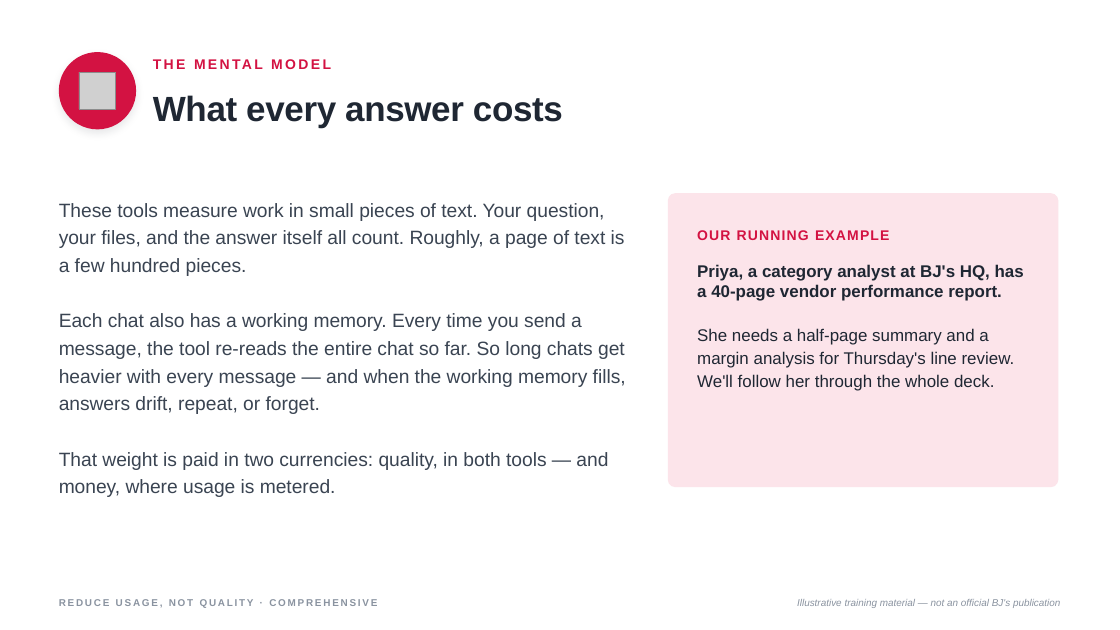
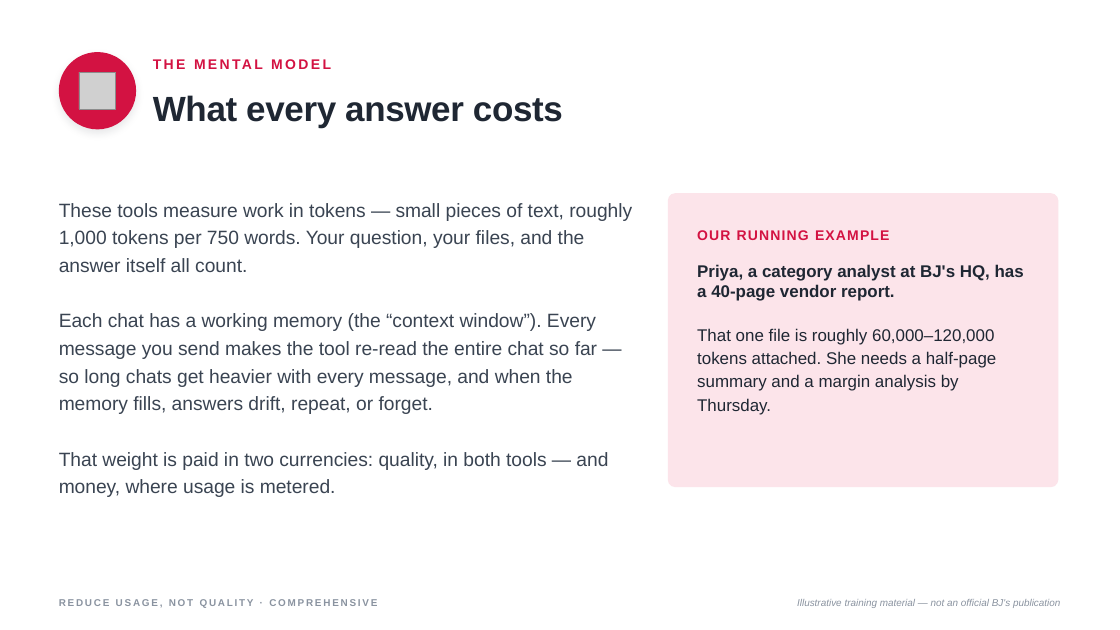
Before and after one commit to machinegenai/pe, a slide deck: slide 4 of Reduce Usage Not Quality Comprehensive.pptx (slide 3 before the commit). Drawn at 1120x630 pixels with LibreOffice and Linux fonts; fonts in the diff are those of the drawing; grey boxes stand for pictures. Boxes give left, top, right and bottom in pixels: in the first picture for what was removed or moved away, otherwise in the second. Text is boxed around its words. In the diff, an @@ line names an element or a change of style, - is before the commit and + after.

```diff
--- a/Reduce Usage Not Quality Comprehensive.pptx
+++ b/Reduce Usage Not Quality Comprehensive.pptx
@@ text at (59,203,632,414): text changed @@
-These tools measure work in small pieces of text. Your question, your files, and the answer itself all count. Roughly, a page of text is a few hundred pieces.
-Each chat also has a working memory. Every time you send a message, the tool re-reads the entire chat so far. So long chats get heavier with every message — and when the working memory fills, answers drift, repeat, or forget.
+These tools measure work in tokens — small pieces of text, roughly 1,000 tokens per 750 words. Your question, your files, and the answer itself all count.
+Each chat has a working memory (the “context window”). Every message you send makes the tool re-read the entire chat so far — so long chats get heavier with every message, and when the memory fills, answers drift, repeat, or forget.
@@ text at (697,264,1024,415): text changed @@
-Priya, a category analyst at BJ's HQ, has a 40-page vendor performance report.
-She needs a half-page summary and a margin analysis for Thursday's line review. We'll follow her through the whole deck.
+Priya, a category analyst at BJ's HQ, has a 40-page vendor report.
+That one file is roughly 60,000–120,000 tokens attached. She needs a half-page summary and a margin analysis by Thursday.
```
Also in this commit, not shown: 26 other slides changed, 1 slide added.
